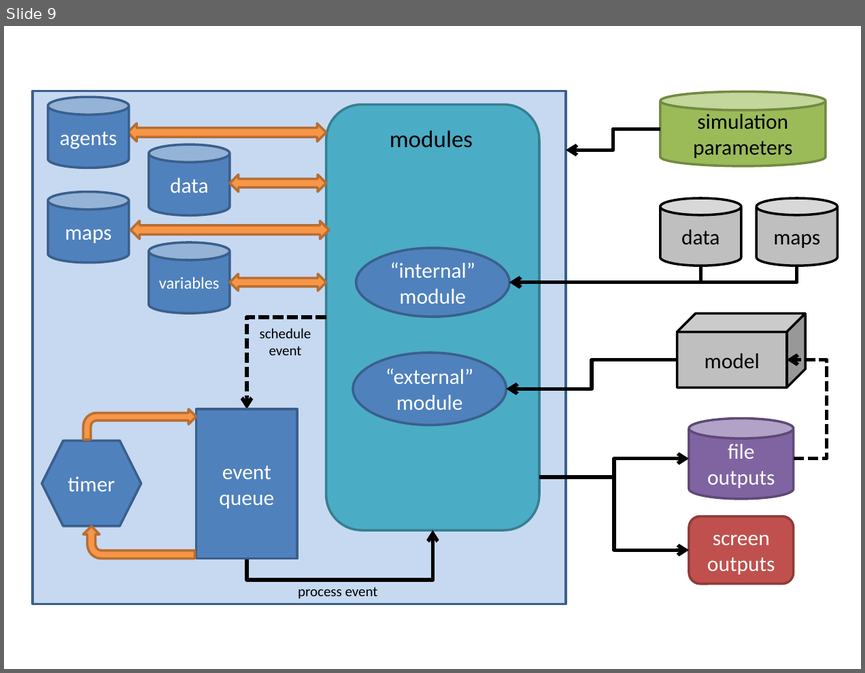
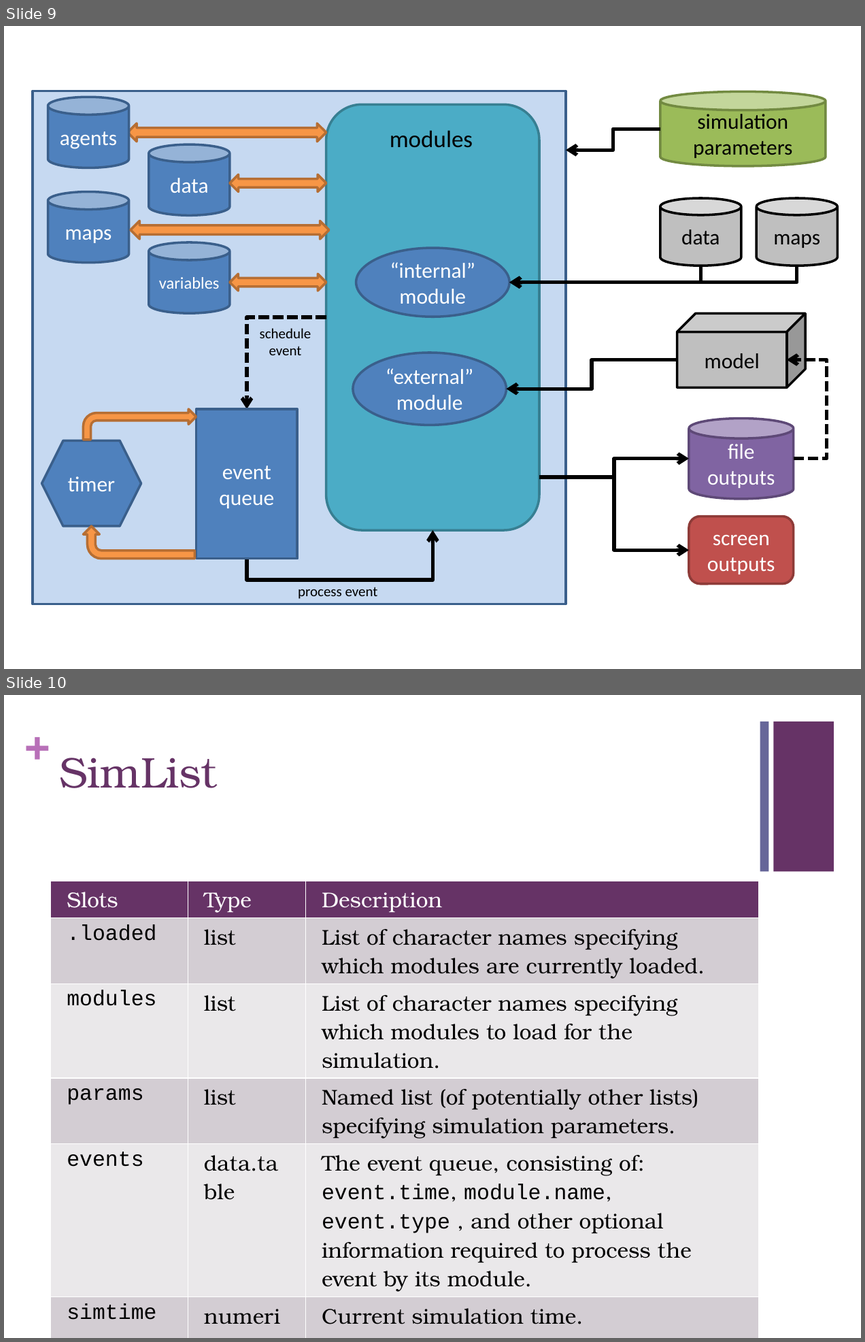
Before and after one commit to PredictiveEcology/SpaDES, a slide deck: development/SpaDES – Spatial Discrete Event Simulation.pptx. Shown one above the other, each under a label of ours: slide 9 before the commit, slides 9 and 10 after it. The pictures are 865x673 and 865x1342 pixels, drawn with LibreOffice and Linux fonts; fonts in the diff are those of the drawing. Boxes give left, top, right and bottom in pixels: in the first picture for what was removed or moved away, otherwise in the second. Text is boxed around its words. In the diff, an @@ line names an element or a change of style, - is before the commit and + after.

```diff
--- a/development/SpaDES – Spatial Discrete Event Simulation.pptx
+++ b/development/SpaDES – Spatial Discrete Event Simulation.pptx
@@ slide 10 added at (4, 695, 861, 1338), background #FFFFFF @@
@@ text added at (24, 717, 50, 768), 36 pt, text #B870B8, bold @@
++
@@ rectangle added at (759, 722, 768, 872), fill #666699 @@
@@ rectangle added at (773, 722, 834, 872), fill #663366 @@
@@ title added at (59, 758, 217, 788), 36 pt, text #663366 @@
+SimList
@@ table added at (51, 881, 759, 1327), 7 rows, 3 columns @@
+Slots | Type | Description
+.loaded | list | List of character names specifying which modules are currently loaded.
+modules | list | List of character names specifying which modules to load for the simulation.
+params | list | Named list (of potentially other lists) specifying simulation parameters.
+events | data.table | The event queue, consisting of: event.time, module.name, event.type , and other optional information required to process the event by its module.
+simtime | numeric | Current simulation time.
+debug | Logical | Specifies whether to run simulation in debugging mode.
```
Also in this commit, not shown: 8 slides changed, 1 other slide added.
